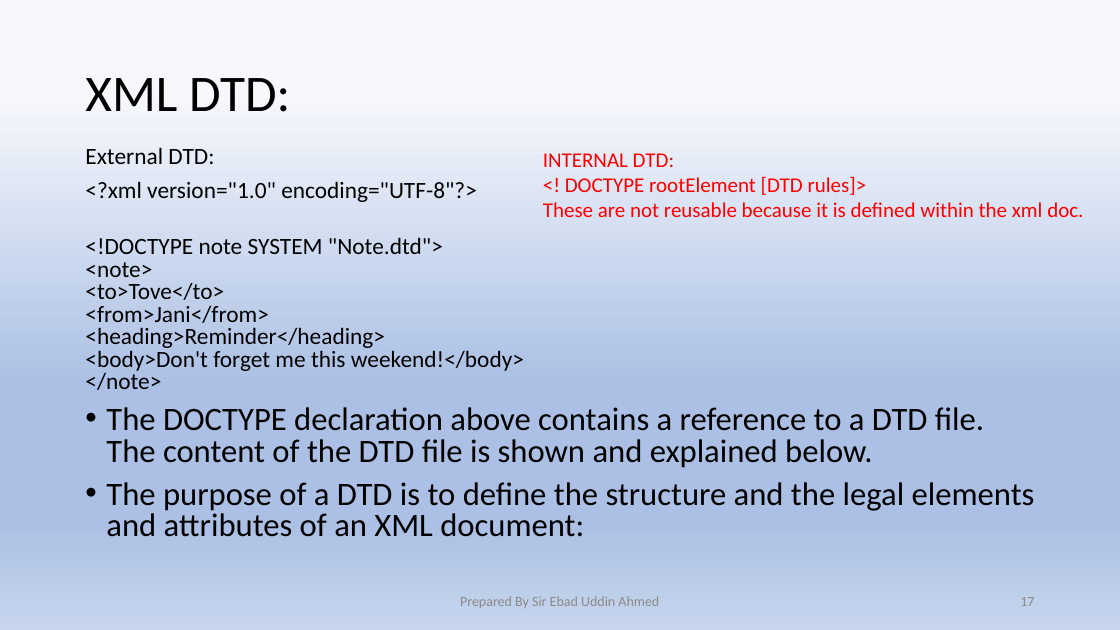
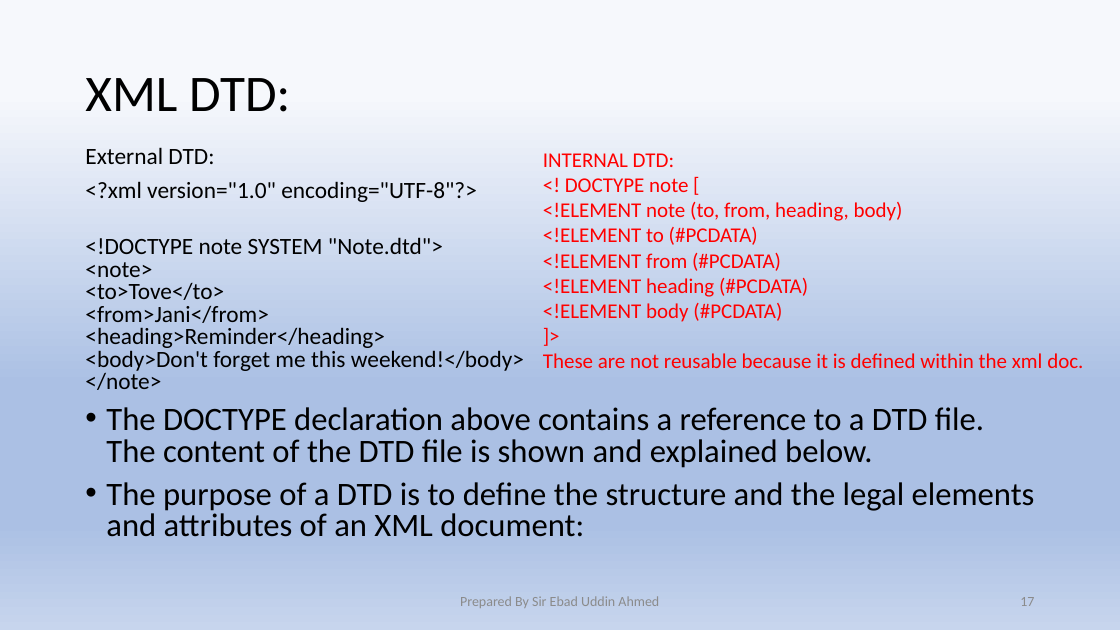
Before and after one commit to Ebad-uddin/Documentation, a slide deck: slide 17 of XML.pptx. Drawn at 1120x630 pixels with LibreOffice and Linux fonts; fonts in the diff are those of the drawing. Boxes give left, top, right and bottom in pixels: in the first picture for what was removed or moved away, otherwise in the second. Text is boxed around its words. In the diff, an @@ line names an element or a change of style, - is before the commit and + after.

```diff
--- a/XML.pptx
+++ b/XML.pptx
@@ text at <box>543,178,903,322</box>: text changed @@
-<! DOCTYPE rootElement [DTD rules]>
+<! DOCTYPE note [
+<!ELEMENT note (to, from, heading, body)
+<!ELEMENT to (#PCDATA)
+<!ELEMENT from (#PCDATA)
+<!ELEMENT heading (#PCDATA)
+<!ELEMENT body (#PCDATA)
+]>
```
Also in this commit, not shown: 3 other slides changed, 3 other files.
